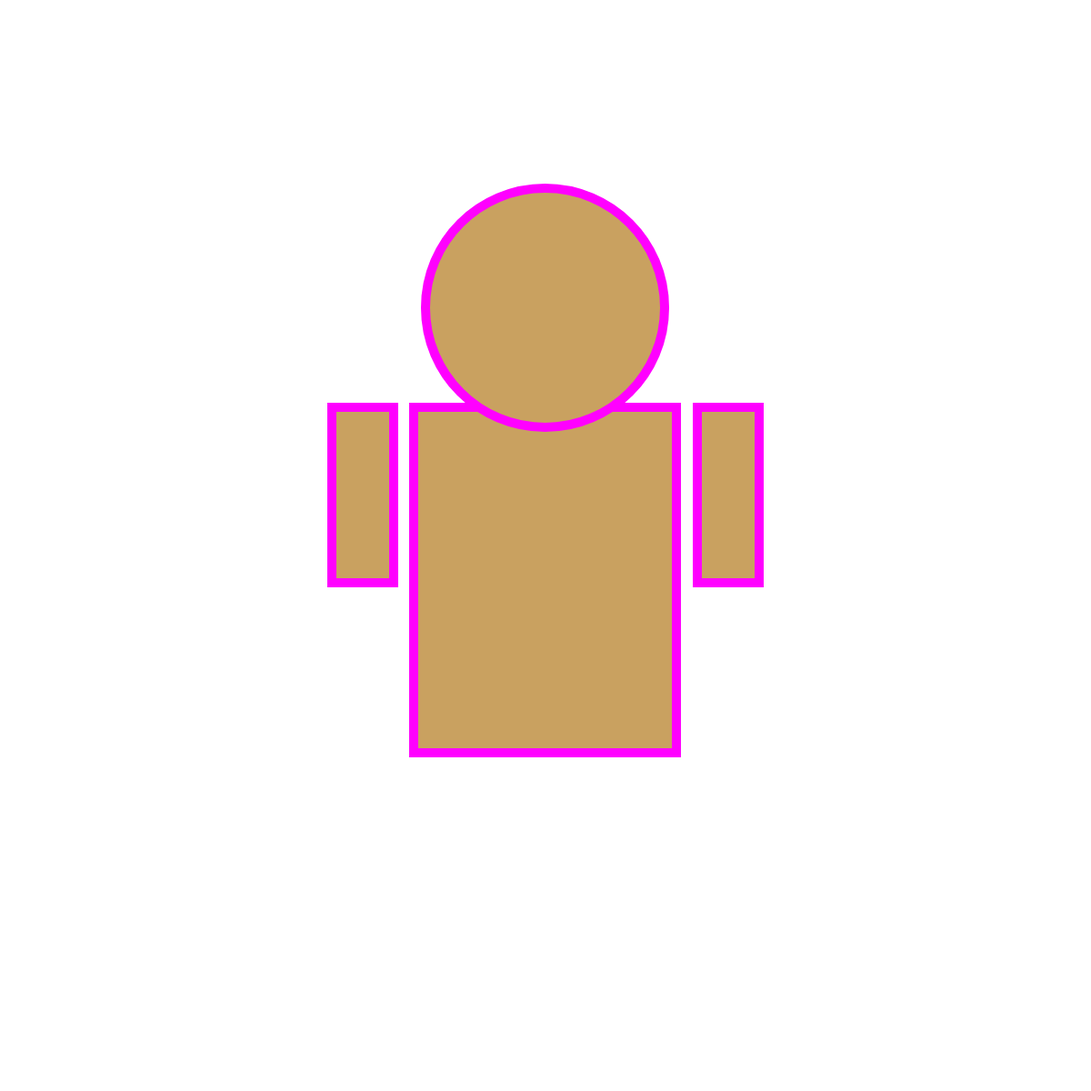
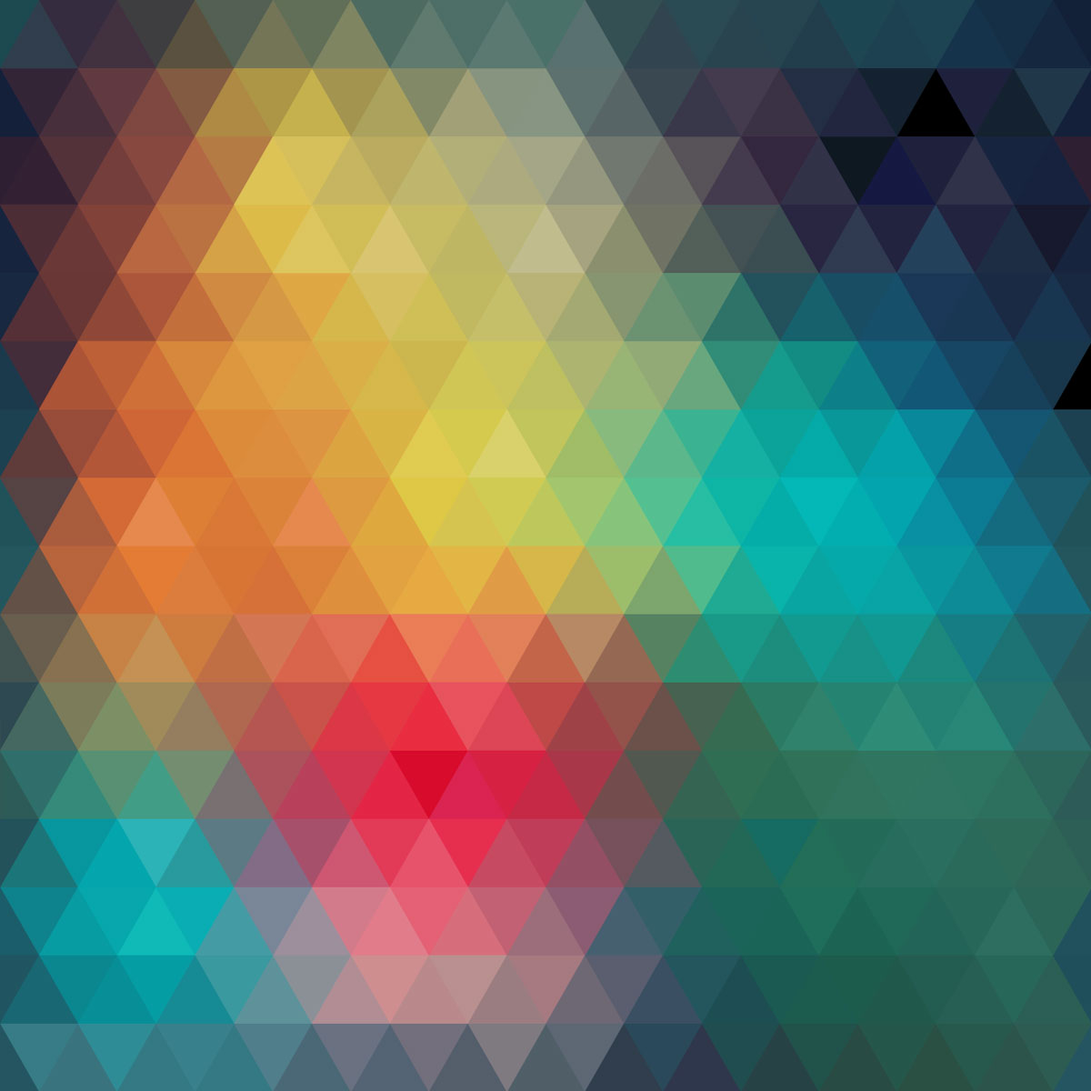
Comparing the layer stacks of the two w=1091, h=1091 images. Changes:
added layer "圖層 2" above "圖層 1" over [0, 0, 1091, 1091]
added layer "圖層 1" above "形狀 6" over [0, 0, 1091, 1091]
showed "背景" over [0, 0, 1091, 1091]
